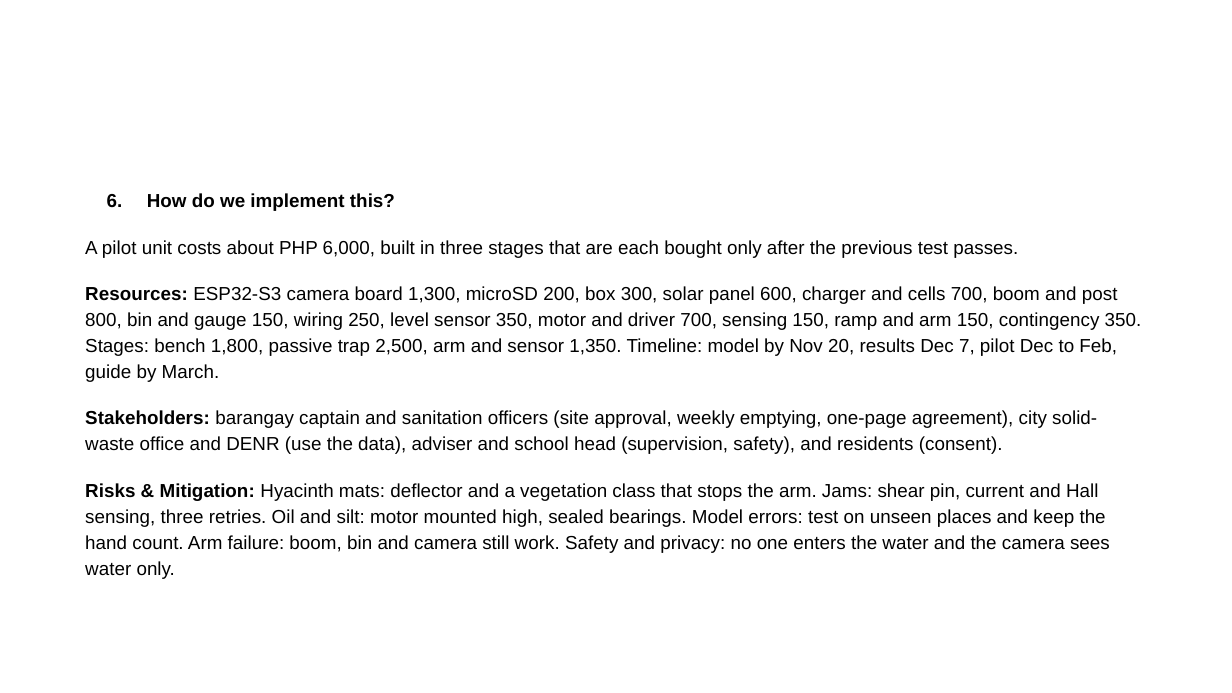
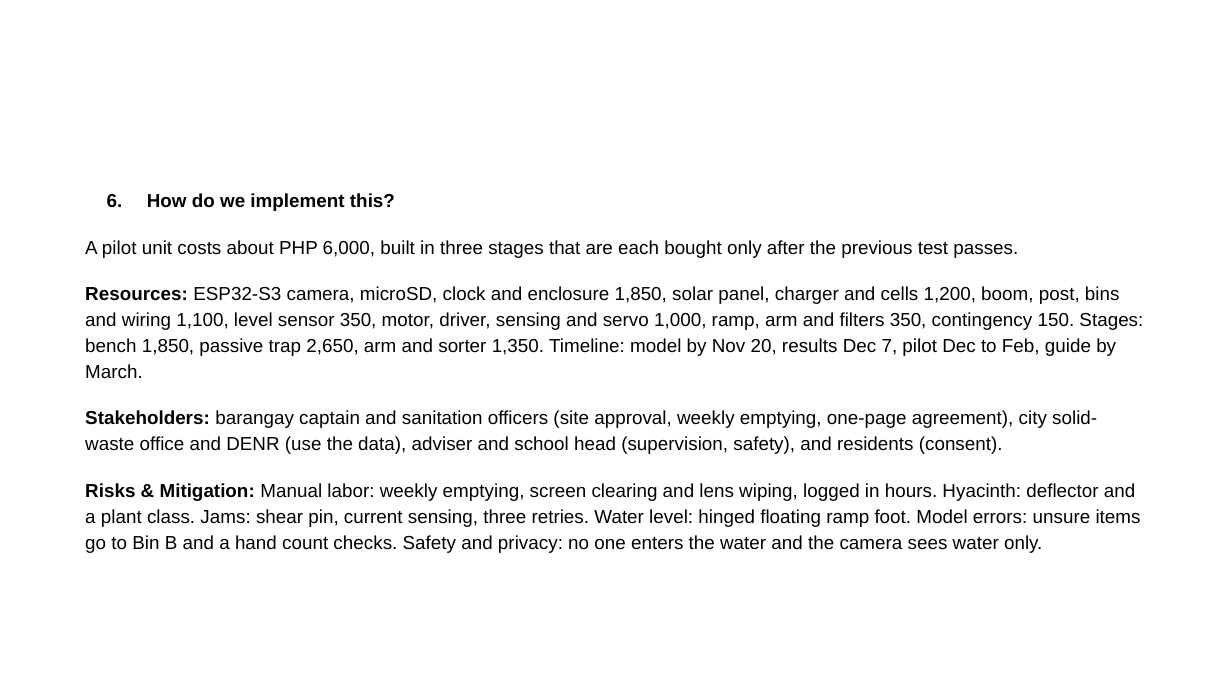
Before and after one commit to tmommu/research, a slide deck: slide 5 of sft_entry/SAGIP_SFT2026_Entry_PPT.pptx. Drawn at 1232x693 pixels with LibreOffice and Linux fonts; fonts in the diff are those of the drawing; background and template pictures are left out. Boxes give left, top, right and bottom in pixels: in the first picture for what was removed or moved away, otherwise in the second. Text is boxed around its words. In the diff, an @@ line names an element or a change of style, - is before the commit and + after.

```diff
--- a/sft_entry/SAGIP_SFT2026_Entry_PPT.pptx
+++ b/sft_entry/SAGIP_SFT2026_Entry_PPT.pptx
@@ text at <box>85,286,1143,379</box>: text changed @@
-Resources: ESP32-S3 camera board 1,300, microSD 200, box 300, solar panel 600, charger and cells 700, boom and post 800, bin and gauge 150, wiring 250, level sensor 350, motor and driver 700, sensing 150, ramp and arm 150, contingency 350. Stages: bench 1,800, passive trap 2,500, arm and sensor 1,350. Timeline: model by Nov 20, results Dec 7, pilot Dec to Feb, guide by March.
+Resources: ESP32-S3 camera, microSD, clock and enclosure 1,850, solar panel, charger and cells 1,200, boom, post, bins and wiring 1,100, level sensor 350, motor, driver, sensing and servo 1,000, ramp, arm and filters 350, contingency 150. Stages: bench 1,850, passive trap 2,650, arm and sorter 1,350. Timeline: model by Nov 20, results Dec 7, pilot Dec to Feb, guide by March.
@@ text at <box>85,483,1141,553</box>: text changed @@
-Risks & Mitigation: Hyacinth mats: deflector and a vegetation class that stops the arm. Jams: shear pin, current and Hall sensing, three retries. Oil and silt: motor mounted high, sealed bearings. Model errors: test on unseen places and keep the hand count. Arm failure: boom, bin and camera still work. Safety and privacy: no one enters the water and the camera sees water only.
+Risks & Mitigation: Manual labor: weekly emptying, screen clearing and lens wiping, logged in hours. Hyacinth: deflector and a plant class. Jams: shear pin, current sensing, three retries. Water level: hinged floating ramp foot. Model errors: unsure items go to Bin B and a hand count checks. Safety and privacy: no one enters the water and the camera sees water only.
```
Also in this commit, not shown: 5 other slides changed, 15 other files.
